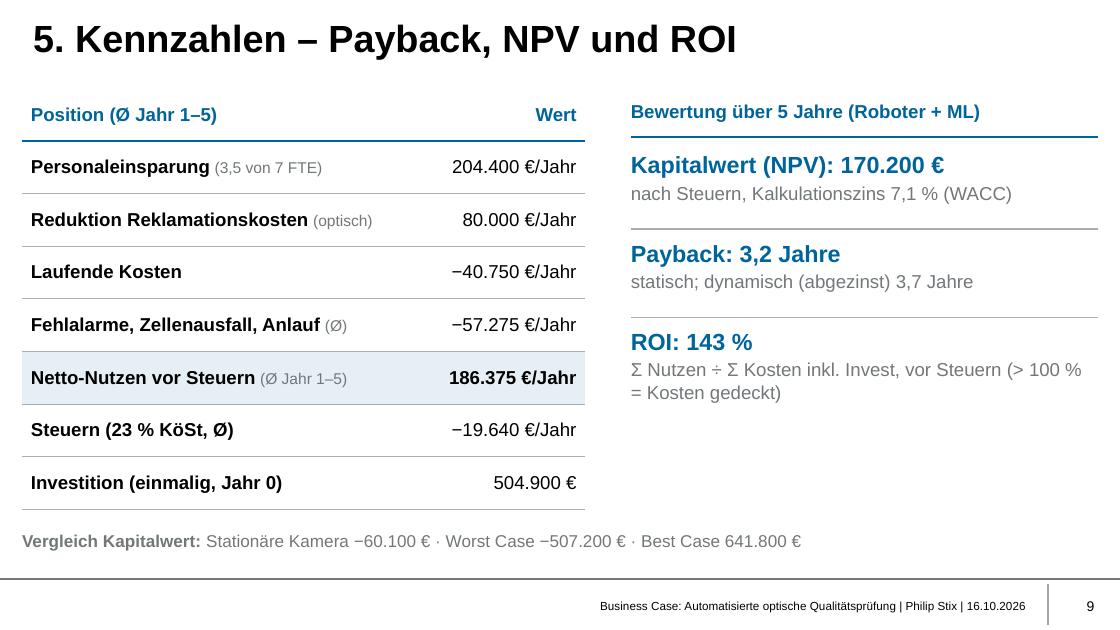
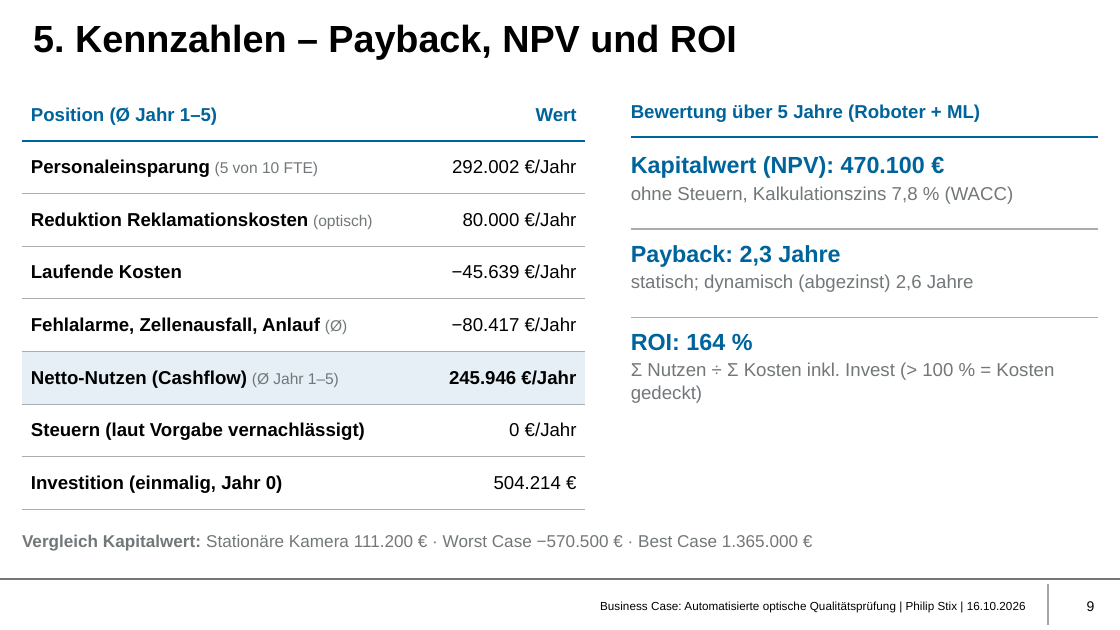
Before and after one commit to philip-stack/MRE3-bGUS, a slide deck: slide 9 of 01 Abgabe/Business Case Qualitätsprüfung - Philip Stix.pptx. Drawn at 1120x630 pixels with LibreOffice and Linux fonts; fonts in the diff are those of the drawing; background and template pictures are left out. Boxes give left, top, right and bottom in pixels: in the first picture for what was removed or moved away, otherwise in the second. Text is boxed around its words. In the diff, an @@ line names an element or a change of style, - is before the commit and + after.

Commit message:
Endpräsentation an Berechnung vom 16.10.2026 angepasst (24/7-Betrieb, ohne Steuern)

```diff
--- a/01 Abgabe/Business Case Qualitätsprüfung - Philip Stix.pptx
+++ b/01 Abgabe/Business Case Qualitätsprüfung - Philip Stix.pptx
@@ table at (22, 88, 586, 510) @@
-row 2, column 1: Personaleinsparung (3,5 von 7 FTE)
+row 2, column 1: Personaleinsparung (5 von 10 FTE)
-row 2, column 2: 204.400 €/Jahr
+row 2, column 2: 292.002 €/Jahr
-row 4, column 2: −40.750 €/Jahr
+row 4, column 2: −45.639 €/Jahr
-row 5, column 2: −57.275 €/Jahr
+row 5, column 2: −80.417 €/Jahr
-row 6, column 1: Netto-Nutzen vor Steuern (Ø Jahr 1–5)
+row 6, column 1: Netto-Nutzen (Cashflow) (Ø Jahr 1–5)
-row 6, column 2: 186.375 €/Jahr
+row 6, column 2: 245.946 €/Jahr
-row 7, column 1: Steuern (23 % KöSt, Ø)
+row 7, column 1: Steuern (laut Vorgabe vernachlässigt)
-row 7, column 2: −19.640 €/Jahr
+row 7, column 2: 0 €/Jahr
-row 8, column 2: 504.900 €
+row 8, column 2: 504.214 €
@@ text at (631, 156, 1014, 204): text changed @@
-Kapitalwert (NPV): 170.200 €
-nach Steuern, Kalkulationszins 7,1 % (WACC)
+Kapitalwert (NPV): 470.100 €
+ohne Steuern, Kalkulationszins 7,8 % (WACC)
@@ text at (631, 245, 974, 292): text changed @@
-Payback: 3,2 Jahre
-statisch; dynamisch (abgezinst) 3,7 Jahre
+Payback: 2,3 Jahre
+statisch; dynamisch (abgezinst) 2,6 Jahre
@@ text at (631, 333, 1054, 403): text changed @@
-ROI: 143 %
-Σ Nutzen ÷ Σ Kosten inkl. Invest, vor Steuern (> 100 % = Kosten gedeckt)
+ROI: 164 %
+Σ Nutzen ÷ Σ Kosten inkl. Invest (> 100 % = Kosten gedeckt)
@@ text at (22, 534, 798, 551): text changed @@
-Vergleich Kapitalwert: Stationäre Kamera −60.100 € · Worst Case −507.200 € · Best Case 641.800 €
+Vergleich Kapitalwert: Stationäre Kamera 111.200 € · Worst Case −570.500 € · Best Case 1.365.000 €
```
Also in this commit, not shown: 8 other slides changed, 2 other files.
